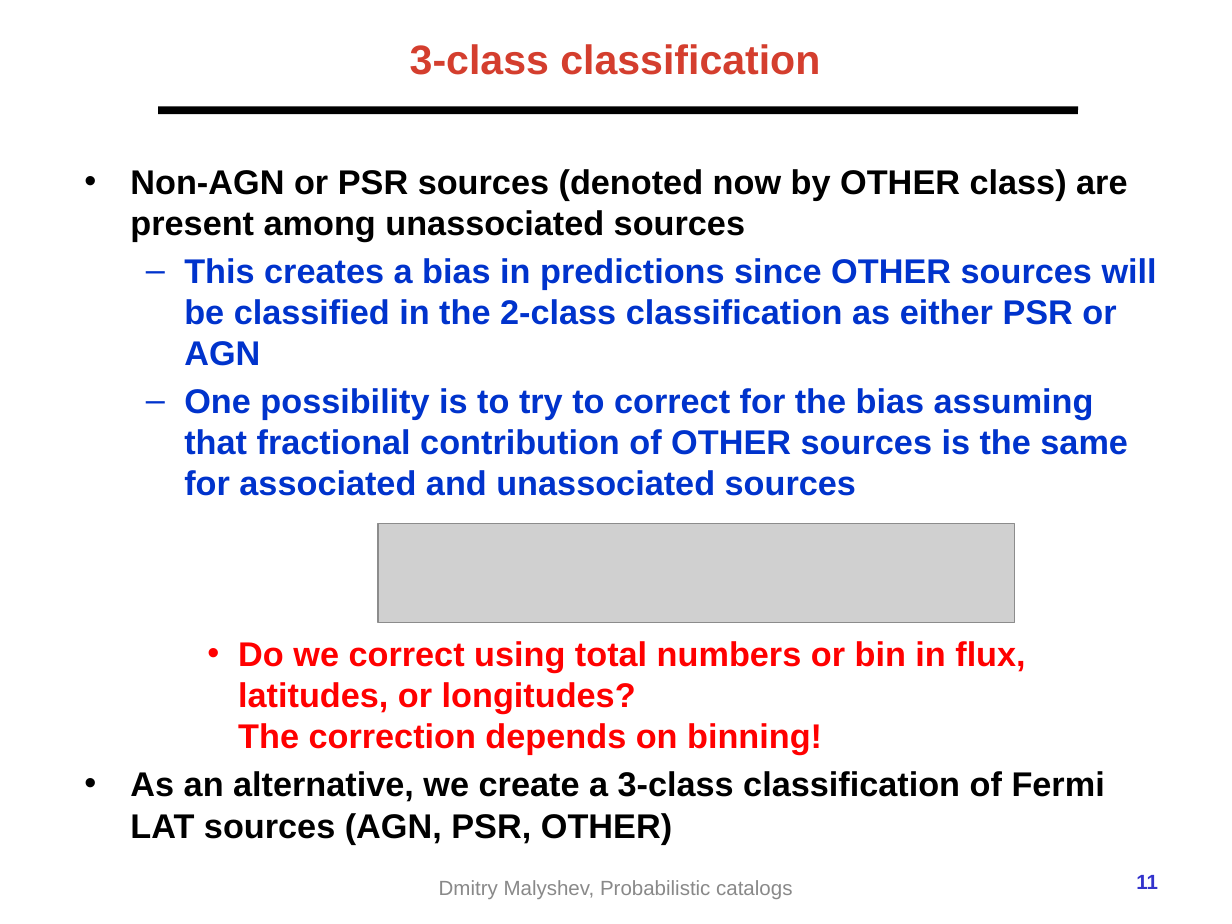
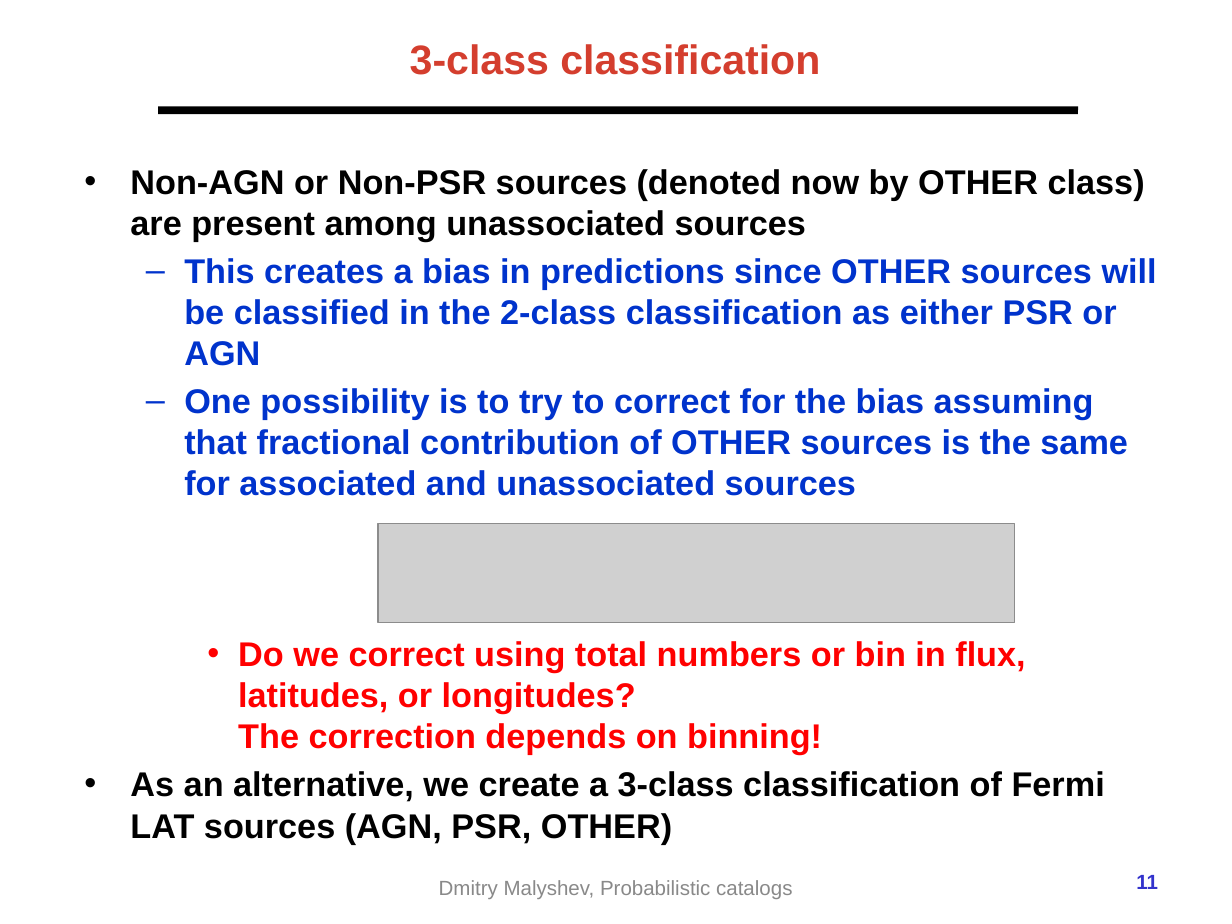
Before and after one commit to aakashbhat/Fermi-LAT, a slide deck: slide 11 of presentations/2021-02-Fermi_prob_catalog_ECAP_ML.pptx. Drawn at 1232x924 pixels with LibreOffice and Linux fonts; fonts in the diff are those of the drawing; grey boxes stand for pictures; background and template pictures are left out. Boxes give left, top, right and bottom in pixels: in the first picture for what was removed or moved away, otherwise in the second. Text is boxed around its words. In the diff, an @@ line names an element or a change of style, - is before the commit and + after.

```diff
--- a/presentations/2021-02-Fermi_prob_catalog_ECAP_ML.pptx
+++ b/presentations/2021-02-Fermi_prob_catalog_ECAP_ML.pptx
@@ text at box(130, 169, 1145, 241): text changed @@
-• Non-AGN or PSR sources (denoted now by OTHER class) are present among unassociated sources
+• Non-AGN or Non-PSR sources (denoted now by OTHER class) are present among unassociated sources
```
Also in this commit, not shown: 1 other slide changed, 3 other files.
